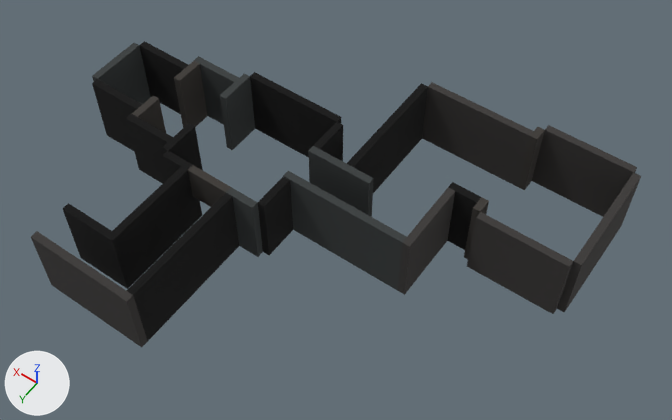
The OBJ model Assets/StreamingAssets/Scene1.obj: old version first, new version second.
The view is the same before and after, from a 50 mm camera at (-10.6, 36.1, 45.4) aimed at (10.2, 7.0, -0.2). The axes (+X, +Y, +Z) are drawn at lower left. The lights are the same throughout. Where no turn or scale is listed for an object, it has been applied to the vertices. Vertices at the same position are counted once.

Names of what the first picture shows: 'Scene1'.
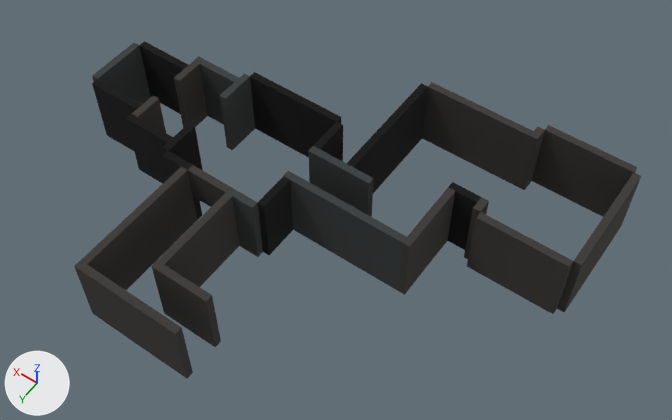
The change in detail:
Material 'material_5' (mat_material_5) changes colour from black #000000 to black #3b3837; in linear values from (0.0, 0.0, 0.0) to (0.0435, 0.04, 0.038).
Material 'material_8' (mat_material_8) changes colour from black #000000 to black #3b3837; in linear values from (0.0, 0.0, 0.0) to (0.0435, 0.04, 0.038).
Material 'material_19' (mat_material_19) changes colour from black #000000 to black #3b3837; in linear values from (0.0, 0.0, 0.0) to (0.0435, 0.04, 0.038).
me_scene1 has 226 vertices, 360 faces and spans x -4.5..28.5, y -4.5..20.5, z -2.5..2.5.
me_scene1 is used by ob_scene1; location (0.0, 0.0, 0.0).
Before the commit, vertices of me_scene1: 41 (14.5, 20.0, -2.5) at pixel (147, 341), 43 (14.5, 20.0, 2.5) at pixel (133, 295), 44 (15.0, 20.0, -2.5), 45 (15.0, 20.0, 2.5) at pixel (126, 290), 73 (18.0, 17.5, -2.5) at pixel (133, 283).
Before the commit, vertices of me_scene1: 75 (18.0, 17.5, 2.5) at pixel (118, 235), 76 (18.5, 17.5, -2.5), 77 (18.5, 17.5, 2.5) at pixel (111, 231).
me_scene1 part 1: the loose piece of 8 vertices spanning x 14.5..22.0, y 20.0..20.5, z -2.5..2.5 is moved by (-3.5, 0.0, 0.0).
me_scene1 part 2: the loose piece of 8 vertices spanning x 18.0..22.0, y 17.5..18.0, z -2.5..2.5 is moved by (-7.0, 0.0, 0.0).
Part 3, on me_scene1:
Vertices 41, 43, 44, 45 of me_scene1 move by (0.0, -2.5, 0.0).
Vertices 73, 75, 76, 77 of me_scene1 move by (0.0, 2.5, 0.0).

Boxes [x1, y1, x2, y2] around the edits, measured in the pictures (672 x 420 px; the box of a moved part takes in the faces that stretch with it):
'Scene1', reshaped (7% narrower, 10% taller)
    before: [31, 41, 641, 347]
    after: [74, 41, 641, 379]
part 1 of me_scene1, moved or reshaped
    before: [31, 231, 148, 347]
    after: [74, 260, 193, 379]
part 2 of me_scene1, moved or reshaped
    before: [63, 203, 133, 289]
    after: [151, 260, 221, 348]
part 3 of me_scene1, moved or reshaped
    before: [112, 166, 239, 341]
    after: [81, 166, 239, 290]
